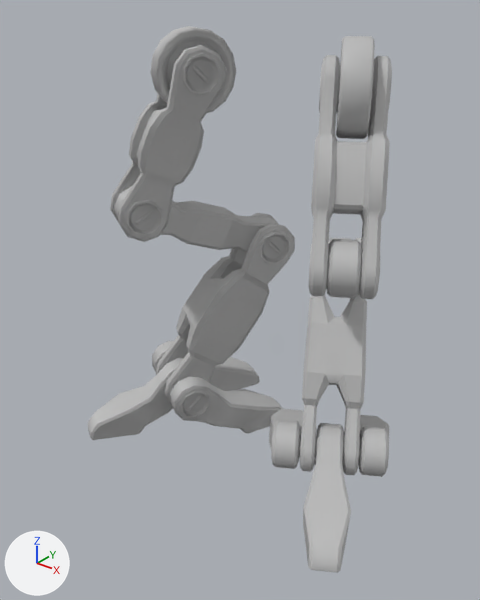
A saved change to the FBX model Art/Export/SK/Customiser/Legs/SK_RobotLeg.fbx.
Camera for both pictures: a 50 mm lens placed at (0.00833, -0.01151, 0.01078), pointed at (-0.00017, -0.00089, 0.0042). Every picture has the same lights, and +X, +Y and +Z are marked at lower left. Where no turn or scale is listed for an object, it has been applied to the vertices. Vertices at the same position are counted once.

In view in the first picture: 'SM_RobotLeg3'.
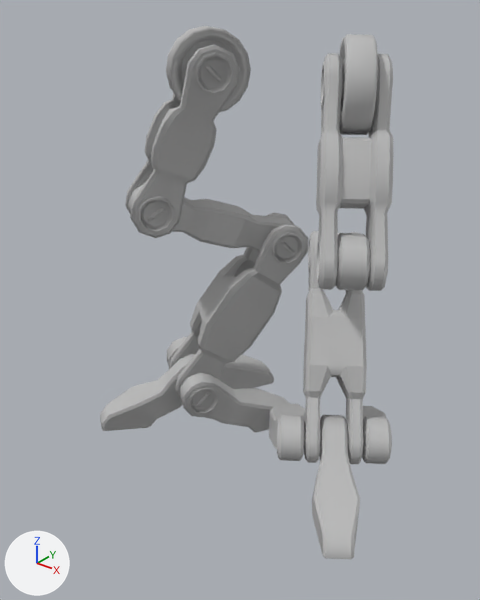
Edits to the bpy script that builds the scene:
```text
Change me_mesh:
    remove me_mesh.from_pydata(...)  # 4880 vertices, 5008 faces; spans x -0.00385..0.00385, y -0.00303..0.00211, z 0.0..0.00984
    add me_mesh.from_pydata(...)  # 4882 vertices, 5012 faces; spans x -0.00389..0.00389, y -0.0026..0.00242, z 0.0..0.00984
    me_mesh part 1: the loose piece of 20 vertices spanning x 0.00151..0.00309, y -0.00131..-0.00012, z 0.00091..0.00139 is turned 4.7 degrees about the z axis through its middle, then moved by (-0.00012, 0.00034, 0.0)
    me_mesh part 2: the loose piece of 198 vertices spanning x 0.0006..0.00321, y -0.002..0.00189, z 0.00425..0.00645 is turned 4.7 degrees about the z axis through its middle, then moved by (-0.00017, 0.0003, 0.0)
    me_mesh part 3: the loose piece of 242 vertices spanning x 0.00132..0.00268, y -0.00112..0.00068, z 0.00803..0.00984 is turned 4.7 degrees about the z axis through its middle, then moved by (-0.00016, 0.00031, 0.0)
    me_mesh part 4: the loose piece of 199 vertices spanning x -0.00361..-0.00159, y -0.00076..0.00211, z 0.0..0.00169 is turned 66.6 degrees about the z axis through its middle, then moved by (0.00339, -0.00078, 0.0)
    me_mesh part 5: the loose piece of 606 vertices spanning x 0.00122..0.0035, y -0.0022..0.00055, z 0.00535..0.00951 is turned 4.7 degrees about the z axis through its middle, then moved by (-0.00011, 0.00034, 0.0)
    me_mesh part 6: the loose piece of 199 vertices spanning x 0.00159..0.00361, y -0.00076..0.00211, z 0.0..0.00169 is turned 4.7 degrees about the z axis through its middle, then moved by (-0.00023, 0.00036, 0.0)
    me_mesh part 7: the loose piece of 20 vertices spanning x 0.00151..0.00249, y -0.00066..0.00022, z 0.00865..0.00921 is turned 4.7 degrees about the z axis through its middle, then moved by (-0.00016, 0.00031, 0.0)
    me_mesh part 8: the loose piece of 199 vertices spanning x 0.00182..0.00385, y -0.00303..-0.00016, z 0.0..0.00169 is turned 4.7 degrees about the z axis through its middle, then moved by (-0.00005, 0.00039, 0.0)
    me_mesh part 9: the loose piece of 20 vertices spanning x -0.00072..-0.0005, y 0.00088..0.00119, z 0.0046..0.00494 is scaled about its middle by (1.12, 0.949, 1), then moved by (0.00025, 0.00019, 0.0)
    me_mesh part 10: the loose piece of 198 vertices spanning x -0.00321..-0.0006, y -0.002..0.00189, z 0.00425..0.00645 is turned -4.7 degrees about the z axis through its middle, then moved by (0.00017, 0.0003, 0.0)
    me_mesh part 11: the loose piece of 242 vertices spanning x -0.00268..-0.00132, y -0.00112..0.00068, z 0.00803..0.00984 is turned -4.7 degrees about the z axis through its middle, then moved by (0.00016, 0.00031, 0.0)
    me_mesh part 12: the loose piece of 20 vertices spanning x -0.00136..-0.00114, y -0.0015..-0.00118, z 0.00098..0.00132 is scaled about its middle by (1.12, 0.949, 1), then moved by (0.00006, 0.00025, 0.0)
    me_mesh part 13: the loose piece of 199 vertices spanning x -0.00385..-0.00182, y -0.00303..-0.00016, z 0.0..0.00169 is turned 175.3 degrees about the z axis through its middle, then moved by (0.00207, 0.00149, 0.0)
    me_mesh part 14: the loose piece of 606 vertices spanning x -0.0035..-0.00122, y -0.0022..0.00055, z 0.00535..0.00951 is turned -4.7 degrees about the z axis through its middle, then moved by (0.00011, 0.00034, 0.0)
    me_mesh part 15: the loose piece of 199 vertices spanning x -0.00361..-0.00159, y -0.00076..0.00211, z 0.0..0.00169 is copied, and the copy is turned -4.7 degrees about the z axis through its middle, then moved by (0.00023, 0.00036, 0.0); it spans x -0.00347..-0.00127, y -0.00035..0.00242, z 0.0..0.00169
    me_mesh part 16: a new loose piece of 199 vertices spanning x -0.00389..-0.00169, y -0.0026..0.00017, z 0.0..0.00169, in mat_lambert44 (grey #bcbcbc)
    me_mesh part 17: 1590 vertices removed from x -0.0031..0.0031, y -0.00177..0.00206, z 0.0..0.00535; 1194 vertices added at x -0.00298..0.00298, y -0.00117..0.00231, z 0.00059..0.00535
```

Changed parts and their boxes (x1, y1, x2, y2) in the pictures (480 x 600 px; the box of a moved part takes in the faces that stretch with it):
'SM_RobotLeg3', reshaped
    before: (88, 26, 392, 573)
    after: (100, 26, 393, 559)
part 1 of me_mesh, moved or reshaped
    before: (299, 434, 361, 461)
    after: (304, 427, 364, 450)
part 2 of me_mesh, moved or reshaped
    before: (327, 238, 361, 298)
    after: (335, 233, 370, 290)
part 3 of me_mesh, moved or reshaped
    before: (336, 36, 375, 139)
    after: (339, 34, 378, 135)
part 4 of me_mesh, moved or reshaped
    before: (152, 341, 260, 391)
    after: (269, 403, 305, 461)
part 5 of me_mesh, moved or reshaped
    before: (309, 55, 392, 299)
    after: (316, 53, 393, 291)
part 6 of me_mesh, moved or reshaped
    before: (358, 415, 389, 477)
    after: (362, 406, 392, 464)
part 7 of me_mesh, moved or reshaped
    before: (338, 78, 340, 104)
    after: (341, 70, 344, 101)
part 8 of me_mesh, moved or reshaped
    before: (303, 423, 351, 573)
    after: (312, 415, 360, 559)
part 9 of me_mesh, moved or reshaped
    before: (268, 241, 281, 254)
    after: (281, 241, 294, 254)
part 10 of me_mesh, moved or reshaped
    before: (114, 186, 279, 253)
    after: (128, 184, 294, 252)
part 11 of me_mesh, moved or reshaped
    before: (150, 26, 236, 113)
    after: (166, 26, 251, 112)
part 12 of me_mesh, moved or reshaped
    before: (188, 397, 202, 411)
    after: (197, 393, 210, 407)
part 13 of me_mesh, moved or reshaped
    before: (88, 358, 184, 440)
    after: (180, 373, 289, 432)
part 14 of me_mesh, moved or reshaped
    before: (110, 45, 226, 242)
    after: (125, 44, 240, 238)
part 15 of me_mesh, added
    after: (167, 337, 274, 389)
part 16 of me_mesh, added
    after: (100, 354, 195, 431)
part 17 of me_mesh, moved or reshaped
    before: (156, 213, 367, 476)
    after: (169, 212, 367, 464)
